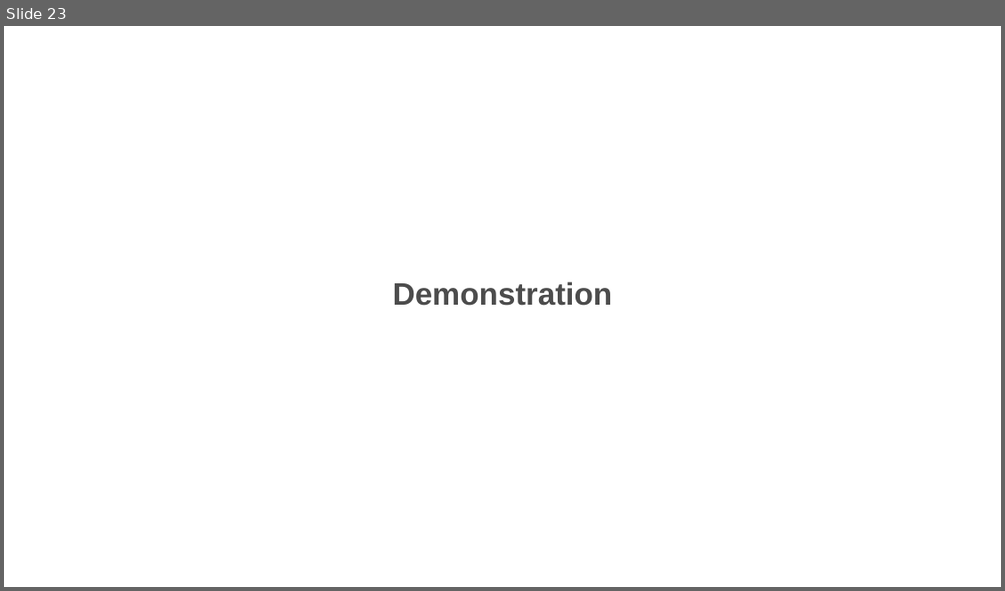
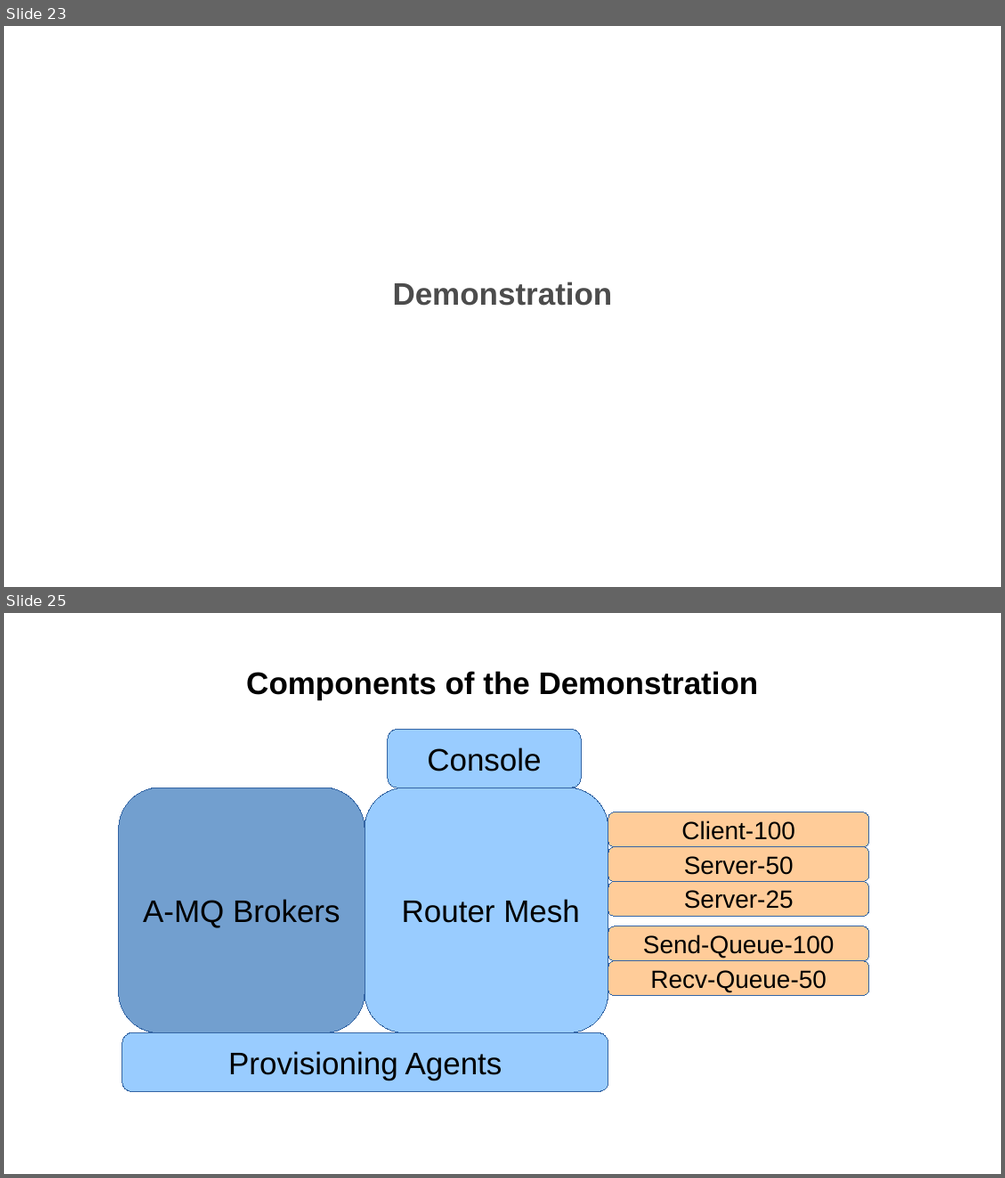
Before and after one commit to ted-ross/summit2016, a slide deck: slides/ElasticScale.odp. Shown one above the other, each under a label of ours: slide 23 before the commit, slides 23 and 25 after it; the slides between them are not shown. The pictures are 1005x591 and 1005x1178 pixels, drawn with LibreOffice and Linux fonts; fonts in the diff are those of the drawing; background and template pictures are left out. Boxes give left, top, right and bottom in pixels: in the first picture for what was removed or moved away, otherwise in the second. Text is boxed around its words. In the diff, an @@ line names an element or a change of style, - is before the commit and + after.

```diff
--- a/slides/ElasticScale.odp
+++ b/slides/ElasticScale.odp
@@ slide 25 added at (4, 613, 1001, 1174), background picture (left out) @@
@@ title added at (246, 671, 759, 700), 60 pt, text #000000, bold @@
+Components of the Demonstration
@@ rounded rectangle added at (388, 729, 581, 787), fill #99CCFF, outline #3465A4 0 pt, 60 pt, text #000000 @@
+Console
@@ rounded rectangle added at (119, 787, 364, 1033), fill #729FCF, outline #3465A4 0 pt, 60 pt, text #000000 @@
+A-MQ Brokers
@@ freeform shape added at (364, 787, 608, 1033), fill #99CCFF, outline #3465A4 0 pt, 60 pt, text #000000 @@
+Router Mesh
@@ rounded rectangle added at (608, 812, 869, 847), fill #FFCC99, outline #3465A4 0 pt, 48 pt, text #000000 @@
+Client-100
@@ rounded rectangle added at (608, 846, 869, 882), fill #FFCC99, outline #3465A4 0 pt, 48 pt, text #000000 @@
+Server-50
@@ rounded rectangle added at (608, 882, 869, 916), fill #FFCC99, outline #3465A4 0 pt, 48 pt, text #000000 @@
+Server-25
@@ rounded rectangle added at (608, 925, 869, 961), fill #FFCC99, outline #3465A4 0 pt, 48 pt, text #000000 @@
+Send-Queue-100
@@ rounded rectangle added at (608, 961, 869, 996), fill #FFCC99, outline #3465A4 0 pt, 48 pt, text #000000 @@
+Recv-Queue-50
@@ rounded rectangle added at (122, 1033, 608, 1092), fill #99CCFF, outline #3465A4 0 pt, 60 pt, text #000000 @@
+Provisioning Agents
```
Also in this commit, not shown: 8 slides changed, 1 other slide added, 1 slide removed.
